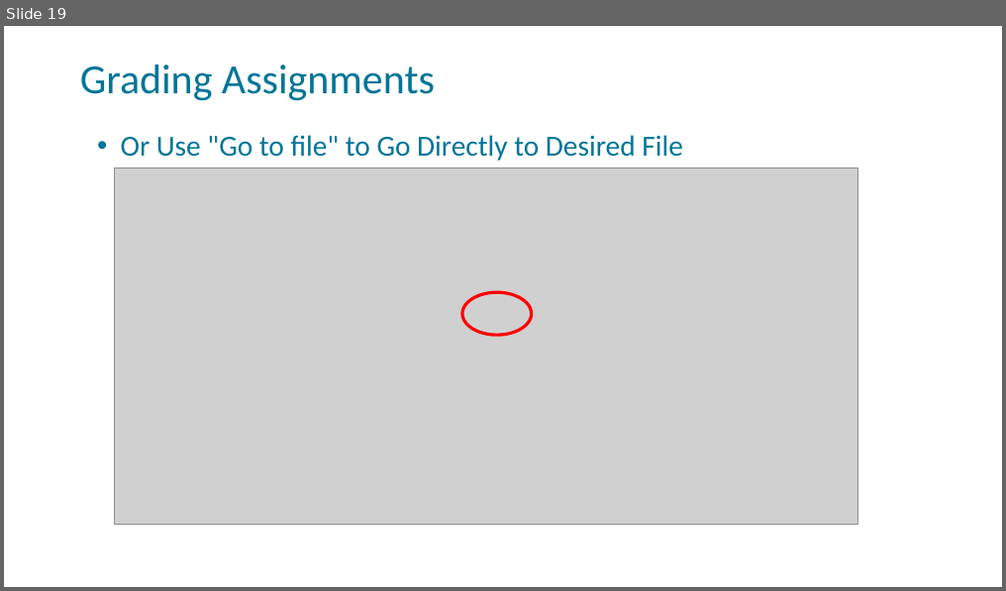
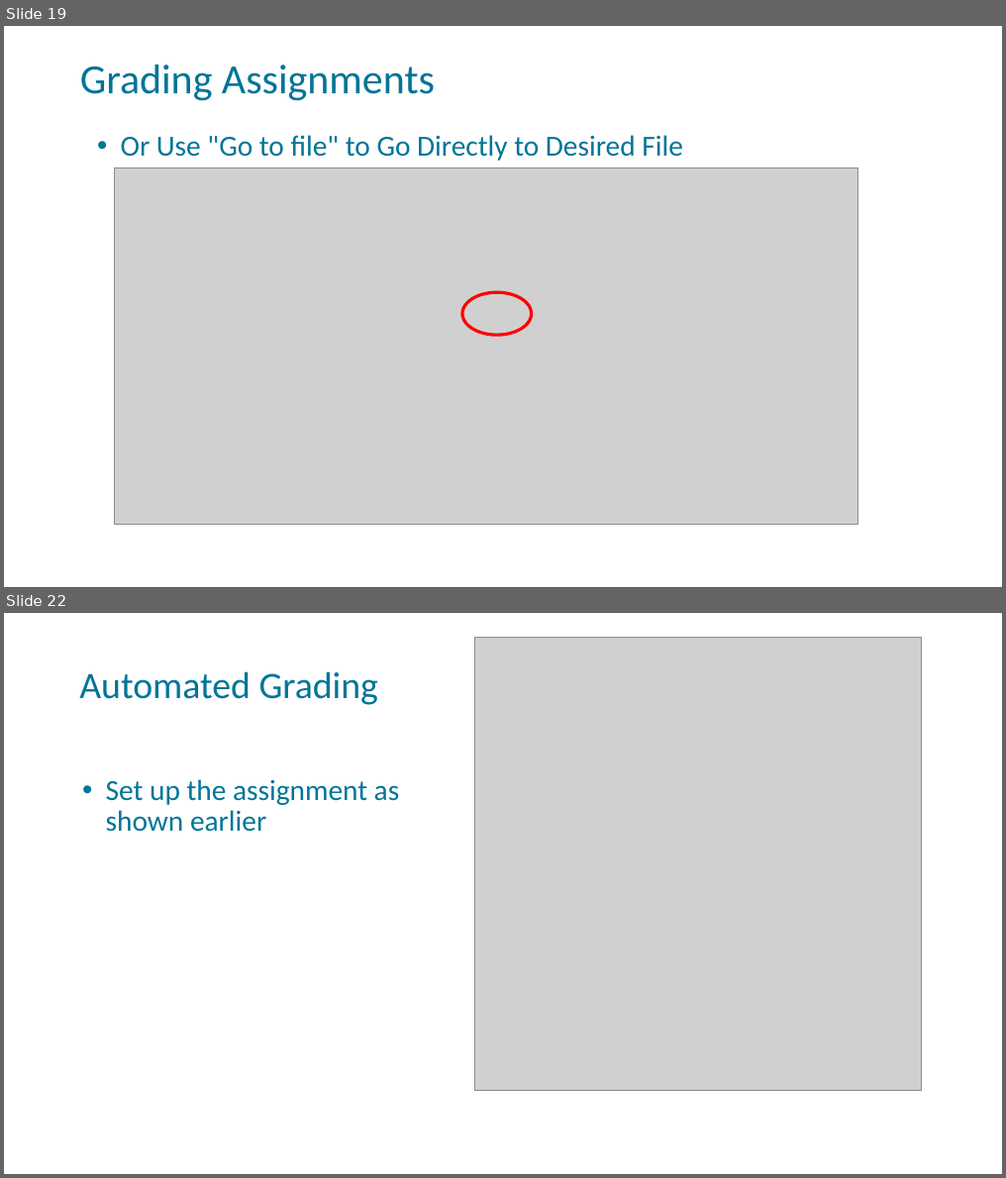
Before and after one commit to FSCJ-FacultyDev/SWC-Virtual-2023, a slide deck: slides/GitHubClassroom-Instructor.pptx. Shown one above the other, each under a label of ours: slide 19 before the commit, slides 19 and 22 after it; the slides between them are not shown. The pictures are 1006x591 and 1006x1178 pixels, drawn with LibreOffice and Linux fonts; fonts in the diff are those of the drawing; grey boxes stand for pictures; background and template pictures are left out. Boxes give left, top, right and bottom in pixels: in the first picture for what was removed or moved away, otherwise in the second. Text is boxed around its words. In the diff, an @@ line names an element or a change of style, - is before the commit and + after.

Commit message:
added auto-grading slides

```diff
--- a/slides/GitHubClassroom-Instructor.pptx
+++ b/slides/GitHubClassroom-Instructor.pptx
@@ slide 22 added at <box>4,613,1002,1174</box>, background picture (left out); not listed: 1 template element that a slide beside it also shows @@
@@ picture added at <box>474,638,921,1091</box> @@
@@ text added at <box>79,671,378,705</box>, 36 pt, text #007598 @@
+Automated Grading
@@ title added at <box>106,779,400,832</box>, 28 pt, text #007598 @@
+• Set up the assignment as shown earlier
```
Also in this commit, not shown: 15 other slides added.
